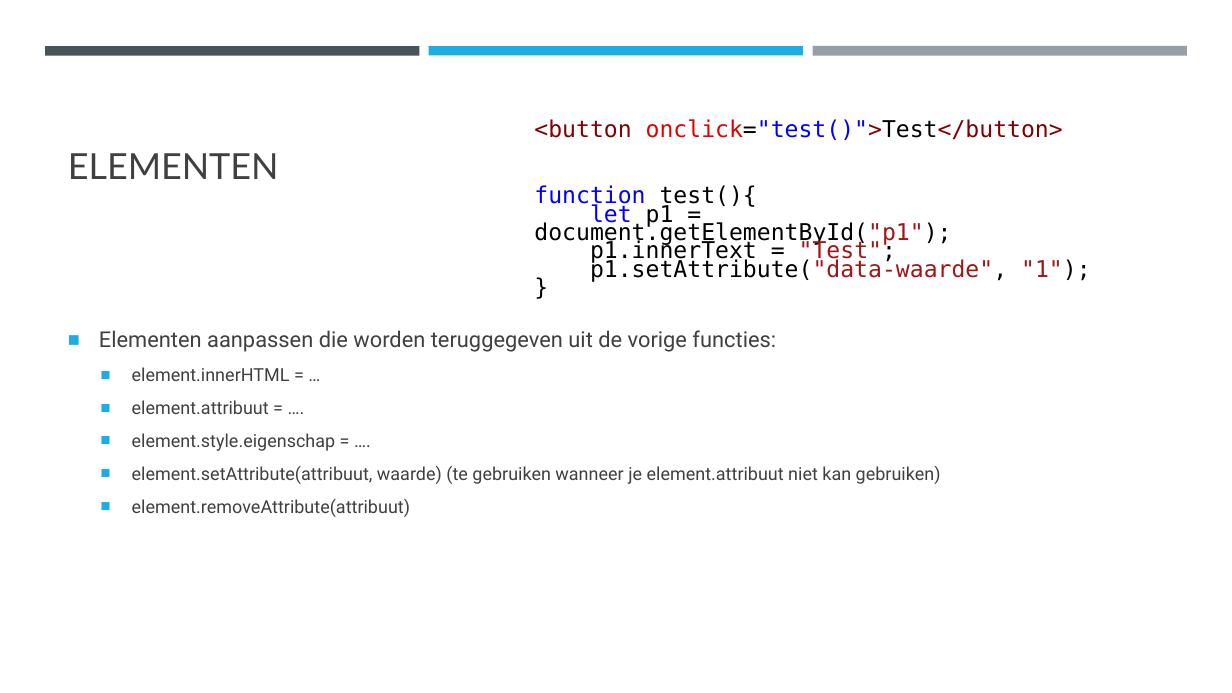
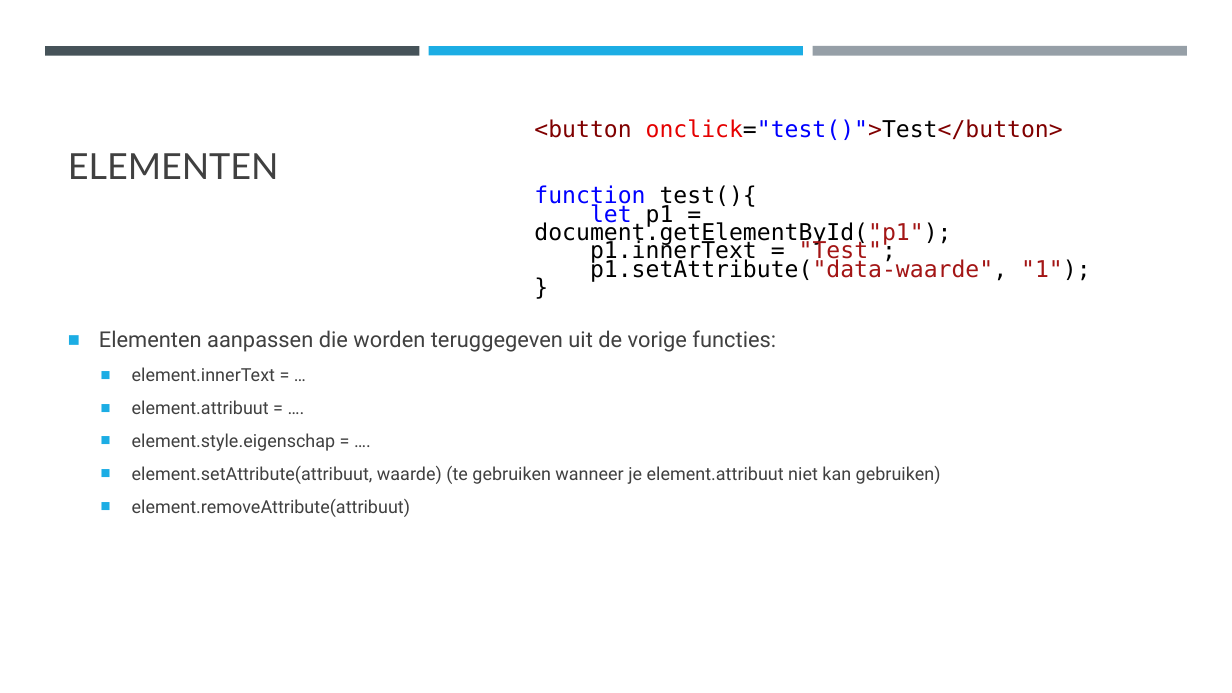
Before and after one commit to DhrLeroy/Webdesign, a slide deck: slide 50 of Webdesign.pptx. Drawn at 1232x693 pixels with LibreOffice and Linux fonts; fonts in the diff are those of the drawing. Boxes give left, top, right and bottom in pixels: in the first picture for what was removed or moved away, otherwise in the second. Text is boxed around its words. In the diff, an @@ line names an element or a change of style, - is before the commit and + after.

```diff
--- a/Webdesign.pptx
+++ b/Webdesign.pptx
@@ text at (132,367,275,381): text changed @@
-  ■ element.innerHTML = …
+  ■ element.innerText = …
```
Also in this commit, not shown: 7 other slides changed, 3 slides added, 13 other files.
